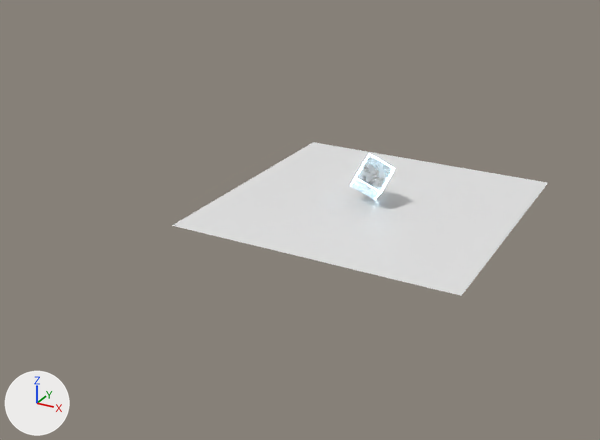
A saved change to the Blender file spin.blend.
Rendered twice from a 50 mm camera at (42.8, -98.5, 44.2) aimed at (-6.9, -8.1, -0.9). The axes (+X, +Y, +Z) are drawn at lower left. The lights are the same throughout.
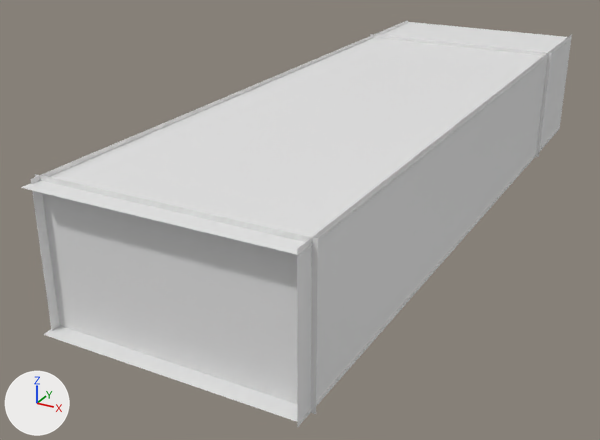
Where the newer file only moved an object's origin or applied its transform, the numbers keep the older frame.

The change, as a list of edits to the scene's bpy script:
```text
Add ng_nodegroup:
    ng_nodegroup = bpy.data.node_groups.new('NodeGroup', 'ShaderNodeTree')
    # nodes: BsdfGlass, BsdfTransparent, Fresnel, Math, MixShader
    # colours: cyan #77f3ff, white #fff3eb
Add mat_material_005:
    mat_material_005 = bpy.data.materials.new('Material.005')
    # nodes: Group, OutputMaterial
    # colours: orange #ff7c59
Change me_cube:
    where me_cube.from_pydata(...)  # 8 vertices, 6 faces; spans x -1.0..1.0, y -1.0..1.0, z -1.0..1.0
    used by ob_cube; location = (-0.1, 0.0, 3.8); rotation_euler = (0.963, -0.639, -0.925), in degrees (55, -37, -53); scale = (2.0, 2.0, 2.0)
    verts and faces of me_cube; kept vertices keep their numbers, new ones are numbered from 8
    before: 0 (1.0, 1.0, 1.0), 1 (1.0, 1.0, -1.0), 2 (1.0, -1.0, 1.0), 3 (1.0, -1.0, -1.0), 4 (-1.0, 1.0, 1.0)
    before: 5 (-1.0, 1.0, -1.0), 6 (-1.0, -1.0, 1.0), 7 (-1.0, -1.0, -1.0)
    remove me_cube.materials.append(mat_material)
    me_cube part 1
    add delete_vertices([*range(0, 8)])  # with the faces that use them
    add verts[8] = (-0.28, 1.39, -0.45)
    add verts[9] = (-0.47, 0.56, -2.65)
    add verts[10] = (0.53, 1.66, -1.89)
    add for new, old in zip([11, 12, 13], [8, 9, 10]): verts[new] = verts[old] + (1.07, -1.23, 0.37)
    add verts[14] = (-0.2, -0.94, -0.84)
    add verts[15] = (-1.27, 0.29, -1.22)
    add faces += [(8, 15, 14, 11), (8, 10, 9, 15), (9, 10, 13, 12), (11, 14, 12, 13), (9, 12, 14, 15), (8, 11, 13, 10)]
    add me_cube.materials.append(mat_material_005)
Change ob_cube:
    remove _m = ob_cube.modifiers.new('Solidify', 'SOLIDIFY')
    remove _m.thickness = 0.1
    remove _m = ob_cube.modifiers.new('Bevel', 'BEVEL')
    remove _m.width = 0.018
    remove _m.width_pct = 0.018
    remove _m.segments = 4
Change ob_plane:
    ob_plane.location: (0.0, 0.0, 0.0) -> (0.1, 0.1, 0.0)
    ob_plane.scale: (-19.6, -19.6, -19.6) -> (-14.8, -47.7, -8.42)
Add ob_plane_005:
    ob_plane_005 = bpy.data.objects.new('Plane.005', me_plane.copy())  # the mesh of ob_plane
    ob_plane_005.location = (0.1, -45.5, 8.0)
    ob_plane_005.rotation_euler = (-1.571, 1.571, 0.0)  # degrees (-90, 90, 0)
    ob_plane_005.scale = (-8.42, -15.2, -8.42)
Add ob_plane_004:
    ob_plane_004 = bpy.data.objects.new('Plane.004', me_plane.copy())  # the mesh of ob_plane
    ob_plane_004.location = (0.1, 0.1, 15.9)
    ob_plane_004.scale = (-14.8, -47.9, -8.42)
Add ob_plane_003:
    ob_plane_003 = bpy.data.objects.new('Plane.003', me_plane.copy())  # the mesh of ob_plane
    ob_plane_003.location = (0.1, 31.5, 8.0)
    ob_plane_003.rotation_euler = (-1.571, 1.571, 0.0)  # degrees (-90, 90, 0)
    ob_plane_003.scale = (-8.42, -15.2, -8.42)
Add ob_plane_002:
    ob_plane_002 = bpy.data.objects.new('Plane.002', me_plane.copy())  # the mesh of ob_plane
    ob_plane_002.location = (14.7, 0.2, 8.0)
    ob_plane_002.rotation_euler = (0.0, 1.571, 0.0)  # degrees (0, 90, 0)
    ob_plane_002.scale = (-8.42, -48.0, -8.42)
Add ob_plane_001:
    ob_plane_001 = bpy.data.objects.new('Plane.001', me_plane.copy())  # the mesh of ob_plane
    ob_plane_001.location = (-14.5, 0.0, 8.0)
    ob_plane_001.rotation_euler = (0.0, 1.571, 0.0)  # degrees (0, 90, 0)
    ob_plane_001.scale = (-8.42, 46.7, -8.42)
```

Changed parts and their boxes (x1, y1, x2, y2) in the pictures (600 x 440 px; the box of a moved part takes in the faces that stretch with it):
'Plane.004', added: after (21, 22, 572, 255)
'Plane.005', added: after (35, 174, 318, 414)
'Plane', moved, rescaled: before (172, 142, 548, 296); after (43, 128, 560, 423)
'Plane.002', added: after (297, 34, 572, 428)
'Plane.001', added: after (31, 20, 408, 330)
'Plane.003', added: after (370, 34, 551, 157)
part 1 of me_cube, moved or reshaped (not visible afterwards): before (350, 154, 395, 200)
